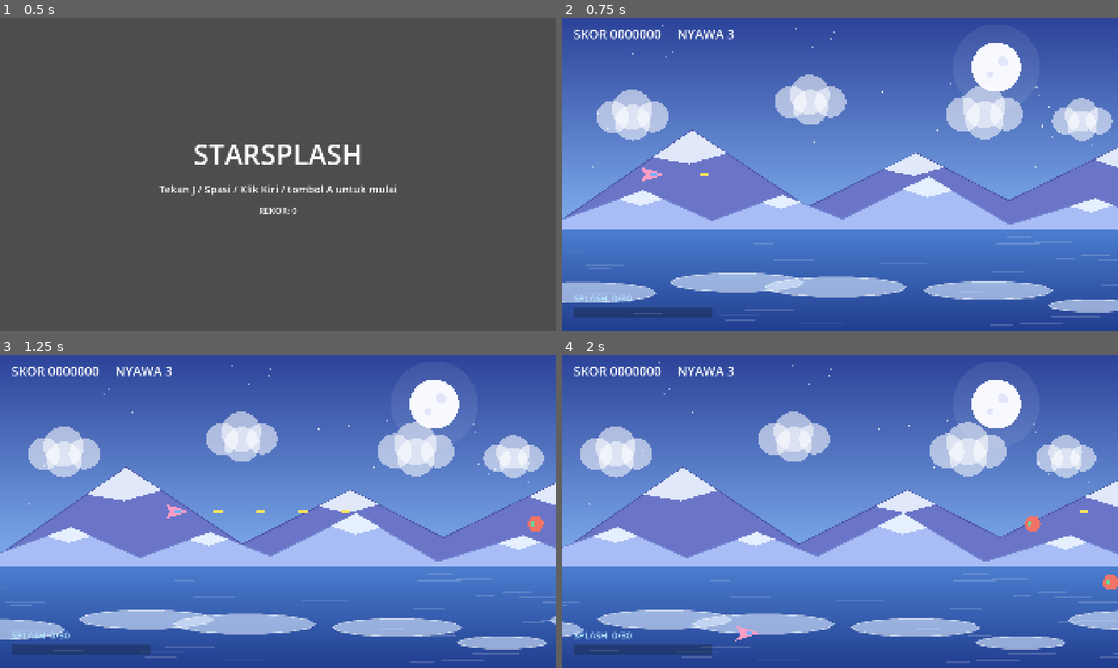
Above: before the commit, frames 1-4 (two rows, left to right).
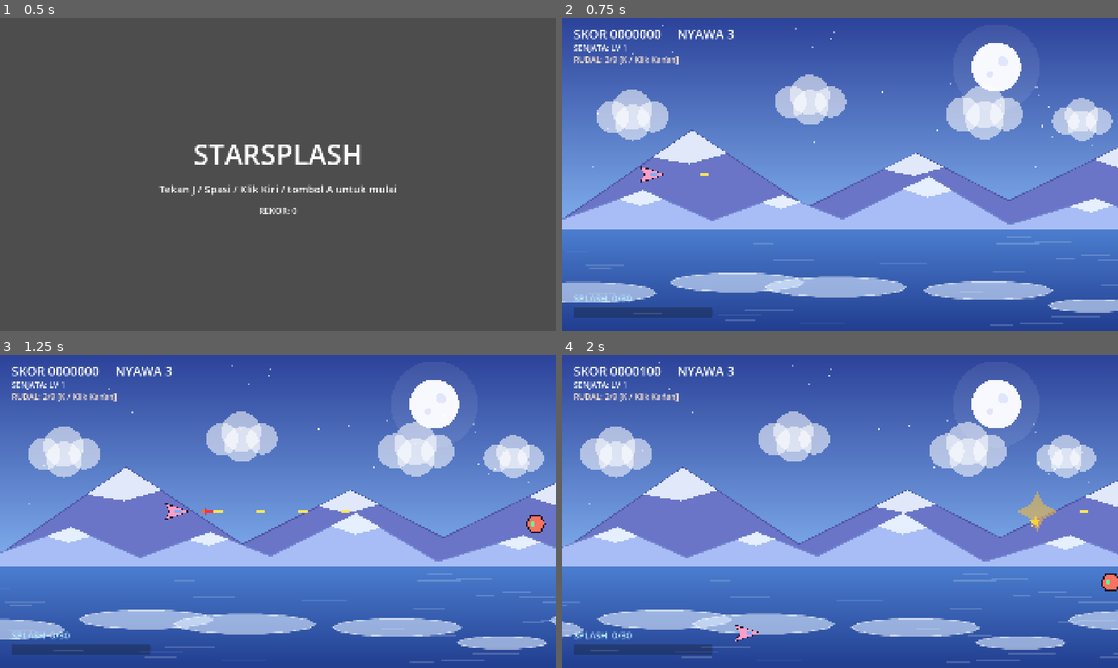
Above: after the commit, the same moments.

Repository: IhsanDwiPutra/Starsplash
Game: Godot game, scene res://scenes/ui/main_menu.tscn
The game is run twice, just before and just after one commit, with the same random seed, the same clock (stepped at 60 frames per second) and the same inputs.
Inputs:
- Up to frame 1 (0.5 s): no input
- Up to frame 2 (0.75 s): tap Enter at 0.5 s; hold D (move_right) from 0.53 s (still down); hold J (fire) from 0.53 s (still down)
- Up to frame 3 (1.25 s): keep holding D (move_right); keep holding J (fire); tap K (missile) at 0.8 s
- Up to frame 4 (2 s): release D (move_right) at 1.28 s; release J (fire) at 1.28 s; hold S (move_down) from 1.28 s (still down); tap K (missile) at 1.35 s; tap L (splash) at 1.55 s

Frame 1 is identical in both runs. In frame 2, 0.4% of the frame differs, in the area x 2-21%, y 8-53%; in frame 3, 0.5%; in frame 4, 0.9%, in the area x 2-100%, y 3-92%.

Commit message:
feat: Weapon Levels 1-5, Missiles, Shield aura, Pickups (P/M/S), enemy contrast outlines, and updated HUD

Diff:
--- a/project.godot
+++ b/project.godot
@@ -72,6 +72,7 @@
 missile={
 "deadzone": 0.5,
 "events": [Object(InputEventKey,"resource_local_to_scene":false,"resource_name":"","device":-1,"window_id":0,"alt_press …(192 unchanged characters)…
+, Object(InputEventMouseButton,"resource_local_to_scene":false,"resource_name":"","device":-1,"window_id":0,"alt_pressed":false,"shift_pressed":false,"ctrl_pressed":false,"meta_pressed":false,"button_mask":2,"position":Vector2(0, 0),"global_position":Vector2(0, 0),"factor":1.0,"button_index":2,"canceled":false,"pressed":true,"double_click":false,"script":null)
 , Object(InputEventJoypadButton,"resource_local_to_scene":false,"resource_name":"","device":-1,"button_index":2,"pressure":0.0,"pressed":true,"script":null)
 ]
 }
--- a/scenes/enemies/enemy_drone.tscn
+++ b/scenes/enemies/enemy_drone.tscn
@@ -12,12 +12,16 @@
 speed = 300.0
 score_value = 100
 
+[node name="Outline" type="Polygon2D" parent="."]
+color = Color(0.12, 0.08, 0.16, 1)
+polygon = PackedVector2Array(-35, 0, -18, -31, 18, -31, 35, 0, 18, 31, -18, 31)
+
 [node name="Visual" type="Polygon2D" parent="."]
-color = Color(0.95, 0.45, 0.4, 1)
+color = Color(0.98, 0.45, 0.38, 1)
 polygon = PackedVector2Array(-30, 0, -15, -26, 15, -26, 30, 0, 15, 26, -15, 26)
 
 [node name="Eye" type="Polygon2D" parent="."]
-color = Color(0.4, 0.85, 0.6, 1)
+color = Color(0.4, 0.95, 0.6, 1)
 polygon = PackedVector2Array(-18, -6, -8, -10, -2, -2, -8, 8, -18, 6)
 
 [node name="CollisionShape2D" type="CollisionShape2D" parent="."]
--- a/scenes/enemies/enemy_shooter.tscn
+++ b/scenes/enemies/enemy_shooter.tscn
@@ -17,16 +17,20 @@
 hold_duration = 6.0
 fire_interval = 2.0
 
+[node name="Outline" type="Polygon2D" parent="."]
+color = Color(0.08, 0.16, 0.22, 1)
+polygon = PackedVector2Array(-43, 0, -25, -35, 25, -35, 43, 0, 25, 35, -25, 35)
+
 [node name="Visual" type="Polygon2D" parent="."]
-color = Color(0.4, 0.78, 0.82, 1)
+color = Color(0.35, 0.82, 0.85, 1)
 polygon = PackedVector2Array(-38, 0, -22, -30, 22, -30, 38, 0, 22, 30, -22, 30)
 
 [node name="Cannon" type="Polygon2D" parent="."]
-color = Color(0.25, 0.4, 0.55, 1)
-polygon = PackedVector2Array(-52, -8, -20, -8, -20, 8, -52, 8)
+color = Color(0.18, 0.32, 0.45, 1)
+polygon = PackedVector2Array(-54, -9, -20, -9, -20, 9, -54, 9)
 
 [node name="Eye" type="Polygon2D" parent="."]
-color = Color(1, 0.88, 0.45, 1)
+color = Color(1, 0.9, 0.4, 1)
 polygon = PackedVector2Array(-6, -10, 12, -10, 18, 0, 12, 10, -6, 10)
 
 [node name="CollisionShape2D" type="CollisionShape2D" parent="."]
--- a/scenes/enemies/enemy_sine.tscn
+++ b/scenes/enemies/enemy_sine.tscn
@@ -15,12 +15,16 @@
 sine_amplitude = 160.0
 sine_frequency = 2.2
 
+[node name="Outline" type="Polygon2D" parent="."]
+color = Color(0.16, 0.08, 0.28, 1)
+polygon = PackedVector2Array(-37, 0, 0, -37, 37, 0, 0, 37)
+
 [node name="Visual" type="Polygon2D" parent="."]
-color = Color(0.7, 0.55, 0.95, 1)
+color = Color(0.74, 0.52, 0.98, 1)
 polygon = PackedVector2Array(-32, 0, 0, -32, 32, 0, 0, 32)
 
 [node name="Core" type="Polygon2D" parent="."]
-color = Color(1, 0.88, 0.45, 1)
+color = Color(1, 0.9, 0.4, 1)
 polygon = PackedVector2Array(-10, 0, 0, -10, 10, 0, 0, 10)
 
 [node name="CollisionShape2D" type="CollisionShape2D" parent="."]
--- a/scenes/levels/test_level.tscn
+++ b/scenes/levels/test_level.tscn
@@ -37,6 +37,31 @@
 offset_bottom = 90.0
 theme_override_font_sizes/font_size = 44
 text = "SKOR 0000000"
+
+[node name="WeaponLabel" type="Label" parent="HUD"]
+offset_left = 40.0
+offset_top = 84.0
+offset_right = 500.0
+offset_bottom = 124.0
+theme_override_font_sizes/font_size = 28
+text = "SENJATA: LV 1"
+
+[node name="MissileLabel" type="Label" parent="HUD"]
+offset_left = 40.0
+offset_top = 124.0
+offset_right = 600.0
+offset_bottom = 164.0
+theme_override_font_sizes/font_size = 28
+text = "RUDAL: 3/9 [K / Klik Kanan]"
+
+[node name="ShieldLabel" type="Label" parent="HUD"]
+visible = false
+offset_left = 40.0
+offset_top = 164.0
+offset_right = 500.0
+offset_bottom = 204.0
+theme_override_font_sizes/font_size = 28
+text = "SHIELD: AKTIF"
 
 [node name="SplashLabel" type="Label" parent="HUD"]
 offset_left = 40.0
--- /dev/null
+++ b/scenes/pickups/pickup.tscn
@@ -0,0 +1,40 @@
+[gd_scene format=3]
+
+[ext_resource type="Script" path="res://scripts/pickups/pickup.gd" id="1_pickup"]
+
+[sub_resource type="CircleShape2D" id="CircleShape2D_pickup"]
+radius = 26.0
+
+[node name="Pickup" type="Area2D"]
+collision_layer = 16
+collision_mask = 1
+script = ExtResource("1_pickup")
+
+[node name="Border" type="Polygon2D" parent="."]
+color = Color(0.12, 0.12, 0.18, 1)
+polygon = PackedVector2Array(-26, 0, -18, -18, 0, -26, 18, -18, 26, 0, 18, 18, 0, 26, -18, 18)
+
+[node name="Badge" type="Polygon2D" parent="."]
+color = Color(1, 0.72, 0.1, 1)
+polygon = PackedVector2Array(-22, 0, -15, -15, 0, -22, 15, -15, 22, 0, 15, 15, 0, 22, -15, 15)
+
+[node name="Label" type="Label" parent="."]
+anchors_preset = 8
+anchor_left = 0.5
+anchor_top = 0.5
+anchor_right = 0.5
+anchor_bottom = 0.5
+offset_left = -20.0
+offset_top = -18.0
+offset_right = 20.0
+offset_bottom = 18.0
+grow_horizontal = 2
+grow_vertical = 2
+theme_override_colors/font_color = Color(1, 1, 1, 1)
+theme_override_font_sizes/font_size = 24
+text = "P"
+horizontal_alignment = 1
+vertical_alignment = 1
+
+[node name="CollisionShape2D" type="CollisionShape2D" parent="."]
+shape = SubResource("CircleShape2D_pickup")
--- a/scenes/player/player.tscn
+++ b/scenes/player/player.tscn
@@ -8,6 +8,20 @@
 [node name="Player" type="Area2D"]
 collision_mask = 28
 script = ExtResource("1_player")
+
+[node name="ShieldAura" type="Polygon2D" parent="."]
+visible = false
+color = Color(0.2, 0.8, 1, 0.4)
+polygon = PackedVector2Array(-54, 0, -38, -38, 0, -54, 38, -38, 54, 0, 38, 38, 0, 54, -38, 38)
+
+[node name="ShieldRing" type="Line2D" parent="ShieldAura"]
+points = PackedVector2Array(-54, 0, -38, -38, 0, -54, 38, -38, 54, 0, 38, 38, 0, 54, -38, 38, -54, 0)
+width = 4.0
+default_color = Color(0.6, 0.95, 1, 0.9)
+
+[node name="Outline" type="Polygon2D" parent="."]
+color = Color(0.18, 0.08, 0.16, 1)
+polygon = PackedVector2Array(-44, -30, 48, 0, -44, 30, -25, 0)
 
 [node name="Body" type="Polygon2D" parent="."]
 color = Color(1, 0.62, 0.78, 1)
--- /dev/null
+++ b/scenes/projectiles/missile.tscn
@@ -0,0 +1,31 @@
+[gd_scene format=3]
+
+[ext_resource type="Script" path="res://scripts/projectiles/missile.gd" id="1_missile"]
+
+[sub_resource type="CircleShape2D" id="CircleShape2D_missile"]
+radius = 16.0
+
+[node name="Missile" type="Area2D"]
+collision_layer = 2
+collision_mask = 4
+script = ExtResource("1_missile")
+
+[node name="Flame" type="Polygon2D" parent="."]
+color = Color(1, 0.45, 0.1, 0.9)
+polygon = PackedVector2Array(-28, 0, -18, -6, -14, 0, -18, 6)
+
+[node name="Visual" type="Polygon2D" parent="."]
+color = Color(0.95, 0.2, 0.25, 1)
+polygon = PackedVector2Array(-16, -10, 14, -6, 26, 0, 14, 6, -16, 10, -10, 0)
+
+[node name="Nose" type="Polygon2D" parent="Visual"]
+color = Color(1, 0.9, 0.3, 1)
+polygon = PackedVector2Array(14, -6, 26, 0, 14, 6)
+
+[node name="CollisionShape2D" type="CollisionShape2D" parent="."]
+shape = SubResource("CircleShape2D_missile")
+
+[node name="Blast" type="Polygon2D" parent="."]
+visible = false
+color = Color(1, 0.75, 0.2, 0.9)
+polygon = PackedVector2Array(0, -60, 18, -22, 60, 0, 18, 22, 0, 60, -18, 22, -60, 0, -18, -22)
--- a/scripts/autoload/game_state.gd
+++ b/scripts/autoload/game_state.gd
@@ -1,5 +1,5 @@
 extends Node
-## Status global: nyawa, skor, kesulitan, Splash Meter, dan kombo.
+## Status global: nyawa, skor, kesulitan, Splash Meter, kombo, senjata, rudal, dan shield.
 ## Angka awal ada di docs/BALANCE.md.
 
 enum Difficulty { EASY, NORMAL, HARD }
@@ -10,6 +10,9 @@
 signal splash_ready
 signal splash_fired
 signal combo_changed(combo: int, multiplier: float)
+signal weapon_changed(level: int)
+signal missiles_changed(ammo: int, max_ammo: int)
+signal shield_changed(active: bool)
 
 const START_LIVES: Dictionary = {
 	Difficulty.EASY: 5,
@@ -26,11 +29,19 @@
 const COMBO_MAX_MULTIPLIER: float = 2.0
 const COMBO_STEP: float = 0.1
 
+const MAX_WEAPON_LEVEL: int = 5
+const MAX_MISSILES: int = 9
+const START_MISSILES: int = 3
+
 var difficulty: Difficulty = Difficulty.NORMAL
 var score: int = 0
 var lives: int = 3
 var splash_charge: int = 0
 var combo: int = 0
+
+var weapon_level: int = 1
+var missile_ammo: int = 3
+var has_shield: bool = false
 
 var _last_kill_time: float = -100.0
 
@@ -45,9 +56,15 @@
 	difficulty = chosen
 	score = 0
 	lives = START_LIVES[chosen]
+	weapon_level = 1
+	missile_ammo = START_MISSILES
+	has_shield = false
 	_reset_splash_and_combo()
 	score_changed.emit(score)
 	lives_changed.emit(lives)
+	weapon_changed.emit(weapon_level)
+	missiles_changed.emit(missile_ammo, MAX_MISSILES)
+	shield_changed.emit(has_shield)
 
 
 func add_score(amount: int) -> void:
@@ -59,6 +76,34 @@
 	lives = maxi(lives - 1, 0)
 	_reset_splash_and_combo()
 	lives_changed.emit(lives)
+
+
+func upgrade_weapon() -> void:
+	weapon_level = mini(weapon_level + 1, MAX_WEAPON_LEVEL)
+	weapon_changed.emit(weapon_level)
+
+
+func downgrade_weapon() -> void:
+	weapon_level = maxi(weapon_level - 1, 1)
+	weapon_changed.emit(weapon_level)
+
+
+func add_missiles(amount: int) -> void:
+	missile_ammo = mini(missile_ammo + amount, MAX_MISSILES)
+	missiles_changed.emit(missile_ammo, MAX_MISSILES)
+
+
+func use_missile() -> bool:
+	if missile_ammo <= 0:
+		return false
+	missile_ammo -= 1
+	missiles_changed.emit(missile_ammo, MAX_MISSILES)
+	return true
+
+
+func set_shield(active: bool) -> void:
+	has_shield = active
+	shield_changed.emit(has_shield)
 
 
 func get_enemy_bullet_speed() -> float:
--- a/scripts/enemies/enemy.gd
+++ b/scripts/enemies/enemy.gd
@@ -1,7 +1,7 @@
 class_name Enemy
 extends Area2D
 ## Musuh dasar. Varian dibuat lewat scene dengan nilai export berbeda.
-## Nilai awal dari docs/BALANCE.md. (Pengali HP kesulitan: belum diterapkan.)
+## Nilai awal dari docs/BALANCE.md.
 
 signal died
 
@@ -24,6 +24,9 @@
 const ON_SCREEN_X: float = 1880.0
 const StarScene: PackedScene = preload("res://scenes/pickups/star.tscn")
 const EnemyBulletScene: PackedScene = preload("res://scenes/projectiles/enemy_bullet.tscn")
+const PickupScene: PackedScene = preload("res://scenes/pickups/pickup.tscn")
+
+static var _kills_without_drop: int = 0
 
 var _hp: int
 var _time: float = 0.0
@@ -107,6 +110,7 @@
 	GameState.register_kill()
 	GameState.add_score(roundi(score_value * GameState.get_multiplier()))
 	_drop_stars(star_value + GameState.combo_bonus_stars())
+	_maybe_drop_pickup()
 	died.emit()
 	queue_free()
 
@@ -116,5 +120,24 @@
 	for i in count:
 		var star: Node2D = StarScene.instantiate()
 		star.position = position
-		# Ditunda: kita mungkin sedang berada di dalam callback fisika.
 		parent.add_child.call_deferred(star)
+
+
+func _maybe_drop_pickup() -> void:
+	_kills_without_drop += 1
+	var chance: float = 0.4 if move_type == MoveType.HOLD else 0.12
+	if _kills_without_drop >= 10:
+		chance = 1.0 # Pity drop jaminan
+	if randf() <= chance:
+		_kills_without_drop = 0
+		var pickup := PickupScene.instantiate() as Pickup
+		pickup.position = position
+		# Tentukan jenis drop secara dinamis
+		var roll := randf()
+		if not GameState.has_shield and roll < 0.3:
+			pickup.type = Pickup.Type.SHIELD
+		elif GameState.weapon_level < 5 and roll < 0.7:
+			pickup.type = Pickup.Type.WEAPON
+		else:
+			pickup.type = Pickup.Type.MISSILE
+		get_parent().add_child.call_deferred(pickup)
--- /dev/null
+++ b/scripts/pickups/pickup.gd
@@ -0,0 +1,58 @@
+class_name Pickup
+extends Area2D
+## Item drop dari musuh: Weapon Upgrade (P), Missile Ammo (M), Shield (S).
+
+enum Type { WEAPON, MISSILE, SHIELD }
+
+const DRIFT_SPEED: float = 120.0
+const DESPAWN_X: float = -100.0
+
+@export var type: Type = Type.WEAPON
+
+var _time: float = 0.0
+var _base_y: float = 0.0
+
+
+func _ready() -> void:
+	add_to_group("pickup")
+	_base_y = position.y
+	area_entered.connect(_on_area_entered)
+	_setup_visual()
+
+
+func _setup_visual() -> void:
+	match type:
+		Type.WEAPON:
+			$Badge.color = Color(1.0, 0.72, 0.1, 1.0)
+			$Label.text = "P"
+		Type.MISSILE:
+			$Badge.color = Color(0.95, 0.3, 0.3, 1.0)
+			$Label.text = "M"
+		Type.SHIELD:
+			$Badge.color = Color(0.2, 0.75, 1.0, 1.0)
+			$Label.text = "S"
+
+
+func _physics_process(delta: float) -> void:
+	_time += delta
+	position.x -= DRIFT_SPEED * delta
+	position.y = _base_y + sin(_time * 3.0) * 15.0
+	if position.x < DESPAWN_X:
+		queue_free()
+
+
+func _on_area_entered(area: Area2D) -> void:
+	if area.is_in_group("player"):
+		_collect()
+
+
+func _collect() -> void:
+	match type:
+		Type.WEAPON:
+			GameState.upgrade_weapon()
+		Type.MISSILE:
+			GameState.add_missiles(3)
+		Type.SHIELD:
+			GameState.set_shield(true)
+	GameState.add_score(150)
+	queue_free()
--- a/scripts/player/player.gd
+++ b/scripts/player/player.gd
@@ -1,28 +1,37 @@
 class_name Player
 extends Area2D
-## Kapal Pip: gerak 8 arah dalam batas layar, tembakan dasar, nyawa & invulnerable.
-## Angka dari docs/BALANCE.md (Senjata level 1, kecepatan pemain).
+## Kapal Pip: gerak 8 arah, senjata bertingkat (level 1-5), rudal, shield, dan Splash.
+## Nilai dari docs/BALANCE.md.
 
 signal game_over
 
 const SPEED: float = 600.0
-const FIRE_RATE: float = 6.0
 const INVULN_TIME: float = 2.0
 const SCREEN_MARGIN: Vector2 = Vector2(60.0, 40.0)
-const BulletScene: PackedScene = preload("res://scenes/projectiles/player_bullet.tscn")
-const SplashWaveScene: PackedScene = preload("res://scenes/fx/splash_wave.tscn")
+
+const FIRE_RATES: Array[float] = [6.0, 7.0, 8.0, 9.0, 10.0]
+const MISSILE_COOLDOWN_TIME: float = 0.6
 const SPLASH_DAMAGE: int = 8
 const SPLASH_OFFSCREEN_MARGIN: float = 50.0
 
+const BulletScene: PackedScene = preload("res://scenes/projectiles/player_bullet.tscn")
+const MissileScene: PackedScene = preload("res://scenes/projectiles/missile.tscn")
+const SplashWaveScene: PackedScene = preload("res://scenes/fx/splash_wave.tscn")
+
 var _cooldown: float = 0.0
+var _missile_cooldown: float = 0.0
 var _invuln: float = 0.0
 var _dead: bool = false
+var _shield_pulse: float = 0.0
 
 @onready var _muzzle: Marker2D = $Muzzle
+@onready var _shield_aura: Polygon2D = $ShieldAura
 
 
 func _ready() -> void:
 	add_to_group("player")
+	GameState.shield_changed.connect(_on_shield_changed)
+	_shield_aura.visible = GameState.has_shield
 
 
 func _physics_process(delta: float) -> void:
@@ -30,8 +39,10 @@
 		return
 	_move(delta)
 	_handle_fire(delta)
+	_handle_missile(delta)
 	if Input.is_action_just_pressed("splash"):
 		_try_splash()
+	_update_shield_visual(delta)
 	_handle_damage(delta)
 
 
@@ -45,11 +56,53 @@
 
 func _handle_fire(delta: float) -> void:
 	_cooldown -= delta
+	var lvl: int = clampi(GameState.weapon_level, 1, 5)
+	var fire_rate: float = FIRE_RATES[lvl - 1]
 	if Input.is_action_pressed("fire") and _cooldown <= 0.0:
-		_cooldown = 1.0 / FIRE_RATE
-		var bullet: Node2D = BulletScene.instantiate()
-		get_parent().add_child(bullet)
-		bullet.global_position = _muzzle.global_position
+		_cooldown = 1.0 / fire_rate
+		_shoot_weapon_pattern(lvl)
+
+
+func _shoot_weapon_pattern(lvl: int) -> void:
+	var m_pos: Vector2 = _muzzle.global_position
+	match lvl:
+		1:
+			_spawn_bullet(m_pos, Vector2.RIGHT, 1)
+		2:
+			_spawn_bullet(m_pos + Vector2(0, -14), Vector2.RIGHT, 1)
+			_spawn_bullet(m_pos + Vector2(0, 14), Vector2.RIGHT, 1)
+		3:
+			_spawn_bullet(m_pos, Vector2.RIGHT, 1)
+			_spawn_bullet(m_pos, Vector2.from_angle(-0.18), 1)
+			_spawn_bullet(m_pos, Vector2.from_angle(0.18), 1)
+		4:
+			_spawn_bullet(m_pos, Vector2.RIGHT, 2)
+			_spawn_bullet(m_pos, Vector2.from_angle(-0.18), 2)
+			_spawn_bullet(m_pos, Vector2.from_angle(0.18), 2)
+		5:
+			_spawn_bullet(m_pos, Vector2.RIGHT, 2)
+			_spawn_bullet(m_pos, Vector2.from_angle(-0.16), 2)
+			_spawn_bullet(m_pos, Vector2.from_angle(0.16), 2)
+			_spawn_bullet(m_pos, Vector2.from_angle(-0.32), 2)
+			_spawn_bullet(m_pos, Vector2.from_angle(0.32), 2)
+
+
+func _spawn_bullet(pos: Vector2, dir: Vector2, dmg: int) -> void:
+	var bullet := BulletScene.instantiate() as PlayerBullet
+	bullet.direction = dir
+	bullet.damage = dmg
+	get_parent().add_child(bullet)
+	bullet.global_position = pos
+
+
+func _handle_missile(delta: float) -> void:
+	_missile_cooldown -= delta
+	if Input.is_action_just_pressed("missile") and _missile_cooldown <= 0.0:
+		if GameState.use_missile():
+			_missile_cooldown = MISSILE_COOLDOWN_TIME
+			var missile := MissileScene.instantiate() as Missile
+			get_parent().add_child(missile)
+			missile.global_position = _muzzle.global_position
 
 
 func _try_splash() -> void:
@@ -67,6 +120,17 @@
 	wave.global_position = global_position
 
 
+func _update_shield_visual(delta: float) -> void:
+	if _shield_aura.visible:
+		_shield_pulse += delta * 6.0
+		var s: float = 1.0 + sin(_shield_pulse) * 0.06
+		_shield_aura.scale = Vector2(s, s)
+
+
+func _on_shield_changed(active: bool) -> void:
+	_shield_aura.visible = active
+
+
 func _handle_damage(delta: float) -> void:
 	if _invuln > 0.0:
 		_invuln -= delta
@@ -81,6 +145,13 @@
 
 
 func _take_hit() -> void:
+	# Jika memiliki shield: serap serangan, jangan kurangi nyawa & level senjata
+	if GameState.has_shield:
+		GameState.set_shield(false)
+		_invuln = 1.0
+		return
+	# Tanpa shield: turunkan level senjata dan kurangi nyawa
+	GameState.downgrade_weapon()
 	GameState.lose_life()
 	if GameState.lives <= 0:
 		_dead = true
--- /dev/null
+++ b/scripts/projectiles/missile.gd
@@ -0,0 +1,56 @@
+class_name Missile
+extends Area2D
+## Rudal pemain: melesat maju, meledak saat mengenai musuh, damage area 10.
+## Nilai dari docs/BALANCE.md.
+
+const INITIAL_SPEED: float = 400.0
+const ACCELERATION: float = 1600.0
+const MAX_SPEED: float = 1500.0
+const DAMAGE: int = 10
+const BLAST_RADIUS: float = 150.0
+const DESPAWN_X: float = 2100.0
+
+var _speed: float = INITIAL_SPEED
+var _exploded: bool = false
+
+
+func _ready() -> void:
+	area_entered.connect(_on_area_entered)
+
+
+func _physics_process(delta: float) -> void:
+	if _exploded:
+		return
+	_speed = minf(_speed + ACCELERATION * delta, MAX_SPEED)
+	position.x += _speed * delta
+	if position.x > DESPAWN_X or position.y < -100.0 or position.y > 1180.0:
+		queue_free()
+
+
+func _on_area_entered(area: Area2D) -> void:
+	if _exploded:
+		return
+	var enemy := area as Enemy
+	if enemy != null:
+		_explode()
+
+
+func _explode() -> void:
+	_exploded = true
+	# Beri damage ke semua musuh dalam radius ledakan
+	for node in get_tree().get_nodes_in_group("enemy"):
+		var enemy := node as Enemy
+		if enemy != null and enemy.global_position.distance_to(global_position) <= BLAST_RADIUS:
+			enemy.take_damage(DAMAGE)
+	_play_blast_fx()
+
+
+func _play_blast_fx() -> void:
+	$Visual.visible = false
+	$Flame.visible = false
+	$CollisionShape2D.set_deferred("disabled", true)
+	$Blast.visible = true
+	var tween: Tween = create_tween().set_parallel(true)
+	tween.tween_property($Blast, "scale", Vector2(2.5, 2.5), 0.25).from(Vector2(0.3, 0.3))
+	tween.tween_property($Blast, "modulate:a", 0.0, 0.25)
+	tween.chain().tween_callback(queue_free)
--- a/scripts/projectiles/player_bullet.gd
+++ b/scripts/projectiles/player_bullet.gd
@@ -1,24 +1,30 @@
 class_name PlayerBullet
 extends Area2D
-## Peluru pemain: lurus ke kanan. Nilai dari docs/BALANCE.md (level 1).
+## Peluru pemain: mendukung sudut tembakan dan damage bertingkat.
 
 const SPEED: float = 1400.0
-const DAMAGE: int = 1
 const DESPAWN_X: float = 2100.0
+
+var direction: Vector2 = Vector2.RIGHT
+var damage: int = 1
 
 
 func _ready() -> void:
 	area_entered.connect(_on_area_entered)
+	rotation = direction.angle()
+	if damage >= 2:
+		scale = Vector2(1.3, 1.4)
+		$Visual.color = Color(1.0, 0.65, 0.2, 1.0) # Peluru kuat bernuansa oranye berapi
 
 
 func _physics_process(delta: float) -> void:
-	position.x += SPEED * delta
-	if position.x > DESPAWN_X:
+	position += direction * SPEED * delta
+	if position.x > DESPAWN_X or position.y < -100.0 or position.y > 1180.0:
 		queue_free()
 
 
 func _on_area_entered(area: Area2D) -> void:
 	var enemy := area as Enemy
 	if enemy != null:
-		enemy.take_damage(DAMAGE)
+		enemy.take_damage(damage)
 		queue_free()
--- a/scripts/ui/hud.gd
+++ b/scripts/ui/hud.gd
@@ -1,10 +1,14 @@
 extends CanvasLayer
-## HUD: skor, nyawa, Splash Meter, dan kombo.
+## HUD: skor, nyawa, status senjata, rudal, shield, Splash Meter, dan kombo.
 
 const COLOR_CHARGING: Color = Color(0.7, 0.9, 1.0)
 const COLOR_READY: Color = Color(1.0, 0.9, 0.3)
+const COLOR_SHIELD: Color = Color(0.3, 0.9, 1.0)
 
 @onready var _label: Label = $ScoreLabel
+@onready var _weapon_label: Label = $WeaponLabel
+@onready var _missile_label: Label = $MissileLabel
+@onready var _shield_label: Label = $ShieldLabel
 @onready var _bar: ProgressBar = $SplashBar
 @onready var _splash_label: Label = $SplashLabel
 @onready var _combo_label: Label = $ComboLabel
@@ -13,15 +17,42 @@
 func _ready() -> void:
 	GameState.score_changed.connect(_refresh.unbind(1))
 	GameState.lives_changed.connect(_refresh.unbind(1))
+	GameState.weapon_changed.connect(_on_weapon_changed)
+	GameState.missiles_changed.connect(_on_missiles_changed)
+	GameState.shield_changed.connect(_on_shield_changed)
 	GameState.splash_changed.connect(_on_splash_changed)
 	GameState.combo_changed.connect(_on_combo_changed)
+
 	_refresh()
+	_on_weapon_changed(GameState.weapon_level)
+	_on_missiles_changed(GameState.missile_ammo, GameState.MAX_MISSILES)
+	_on_shield_changed(GameState.has_shield)
 	_on_splash_changed(GameState.splash_charge, GameState.SPLASH_MAX)
 	_on_combo_changed(GameState.combo, GameState.get_multiplier())
 
 
 func _refresh() -> void:
 	_label.text = "SKOR %07d     NYAWA %d" % [GameState.score, GameState.lives]
+
+
+func _on_weapon_changed(level: int) -> void:
+	if level >= GameState.MAX_WEAPON_LEVEL:
+		_weapon_label.text = "SENJATA: LV %d [MAX]" % level
+		_weapon_label.modulate = Color(1.0, 0.85, 0.2)
+	else:
+		_weapon_label.text = "SENJATA: LV %d" % level
+		_weapon_label.modulate = Color(1.0, 1.0, 1.0)
+
+
+func _on_missiles_changed(ammo: int, max_ammo: int) -> void:
+	_missile_label.text = "RUDAL: %d/%d [K / Klik Kanan]" % [ammo, max_ammo]
+	_missile_label.modulate = Color(1.0, 0.5, 0.5) if ammo <= 0 else Color(1.0, 0.9, 0.8)
+
+
+func _on_shield_changed(active: bool) -> void:
+	_shield_label.visible = active
+	_shield_label.text = "SHIELD: AKTIF"
+	_shield_label.modulate = COLOR_SHIELD
 
 
 func _on_splash_changed(charge: int, max_charge: int) -> void:
Not shown, added: scripts/pickups/pickup.gd.uid
Not shown, added: scripts/projectiles/missile.gd.uid
Not shown, changed: docs/ROADMAP.md
